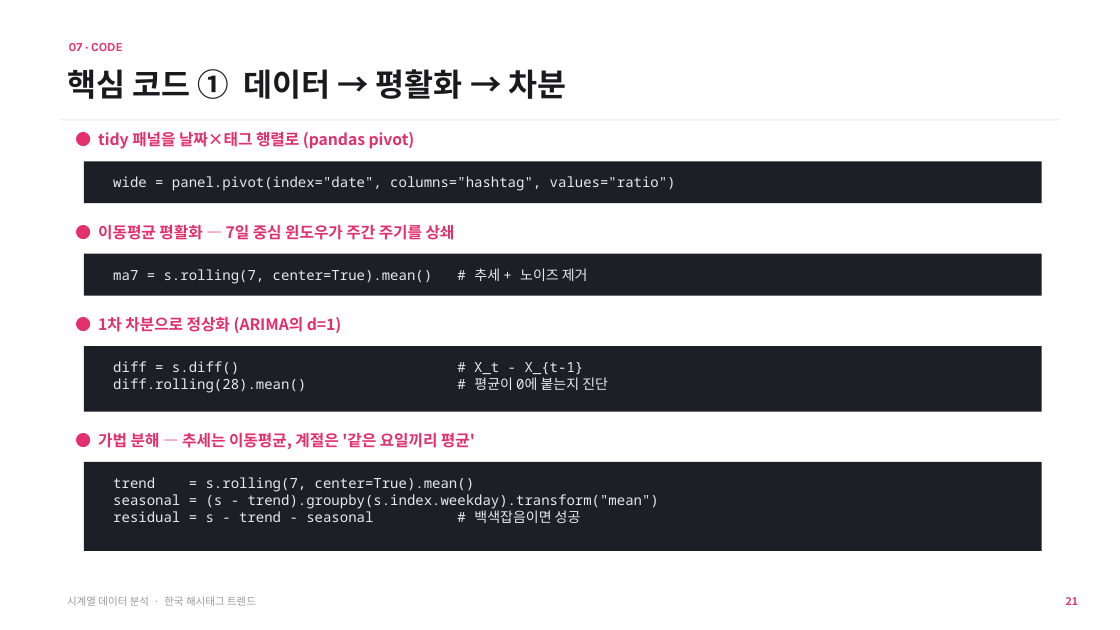
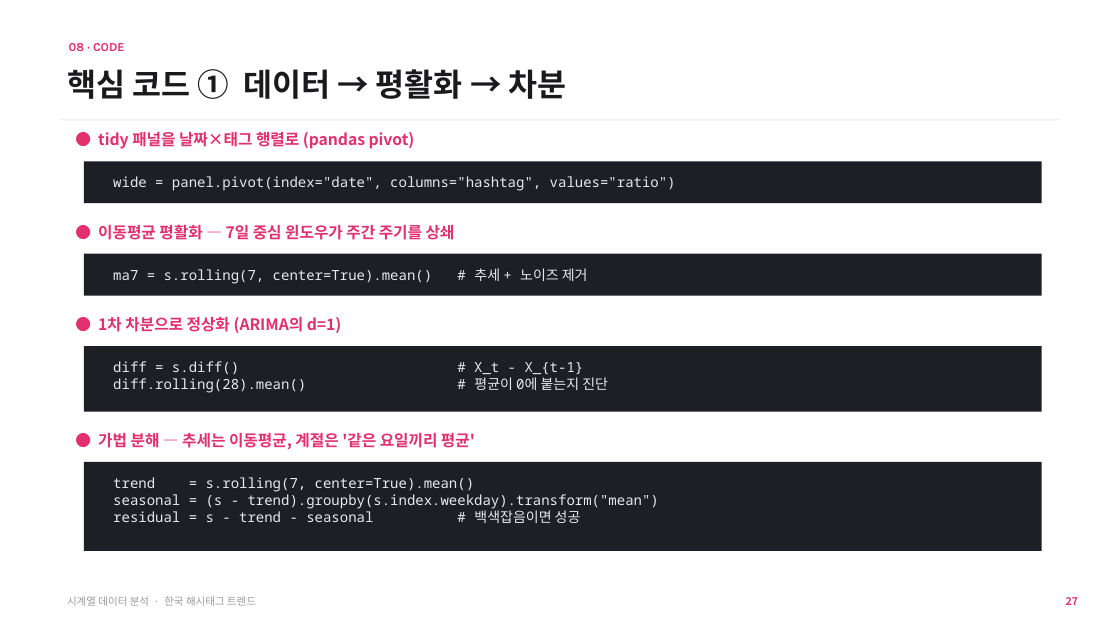
Before and after one commit to iluv4/insta_trend, a slide deck: slide 32 of presentation/insta_trend_timeseries.pptx (slide 25 before the commit). Drawn at 1120x630 pixels with LibreOffice and Linux fonts; fonts in the diff are those of the drawing. Boxes give left, top, right and bottom in pixels: in the first picture for what was removed or moved away, otherwise in the second. Text is boxed around its words. In the diff, an @@ line names an element or a change of style, - is before the commit and + after.

```diff
--- a/presentation/insta_trend_timeseries.pptx
+++ b/presentation/insta_trend_timeseries.pptx
@@ text at <box>69,43,125,51</box>: text changed @@
-07 · CODE
+08 · CODE
@@ text at <box>1066,597,1078,605</box>: text changed @@
-21
+27
```
Also in this commit, not shown: 3 other slides changed, 7 slides added, 2 other files.
